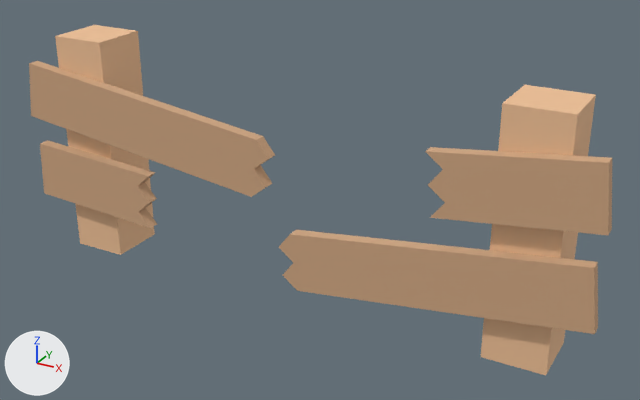
What one commit did to the OBJ model Assets/LevelAssets/Models/OBJ format/fenceBroken.obj.
One viewpoint serves both versions: a 50 mm camera at (0.685, -1.563, 0.757) aimed at (0.044, -0.398, 0.175). The axes (+X, +Y, +Z) are drawn at lower left. The lights are the same throughout. Where no turn or scale is listed for an object, it has been applied to the vertices.

In view in the first picture: 'fenceBroken'.
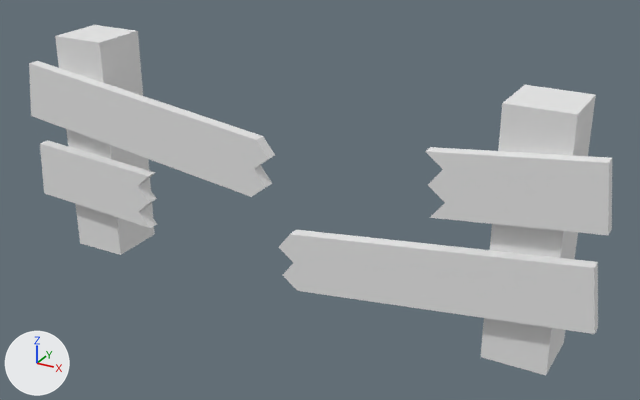
Where the change shows, as pixel boxes [x1, y1, x2, y2] in the pictures (640 x 400 px):
'fenceBroken', recoloured (brown to white): [29, 25, 612, 375] in both

The change, as a list of edits to the scene's bpy script:
```text
Change mat_wooddark:
    mat_wooddark.base_color: (0.627, 0.384, 0.224) -> (0.8, 0.8, 0.8)  # brown #cfa782 -> white #e7e7e7
Change mat_wood:
    mat_wood.base_color: (0.867, 0.533, 0.31) -> (0.8, 0.8, 0.8)  # beige #efc197 -> white #e7e7e7
```
